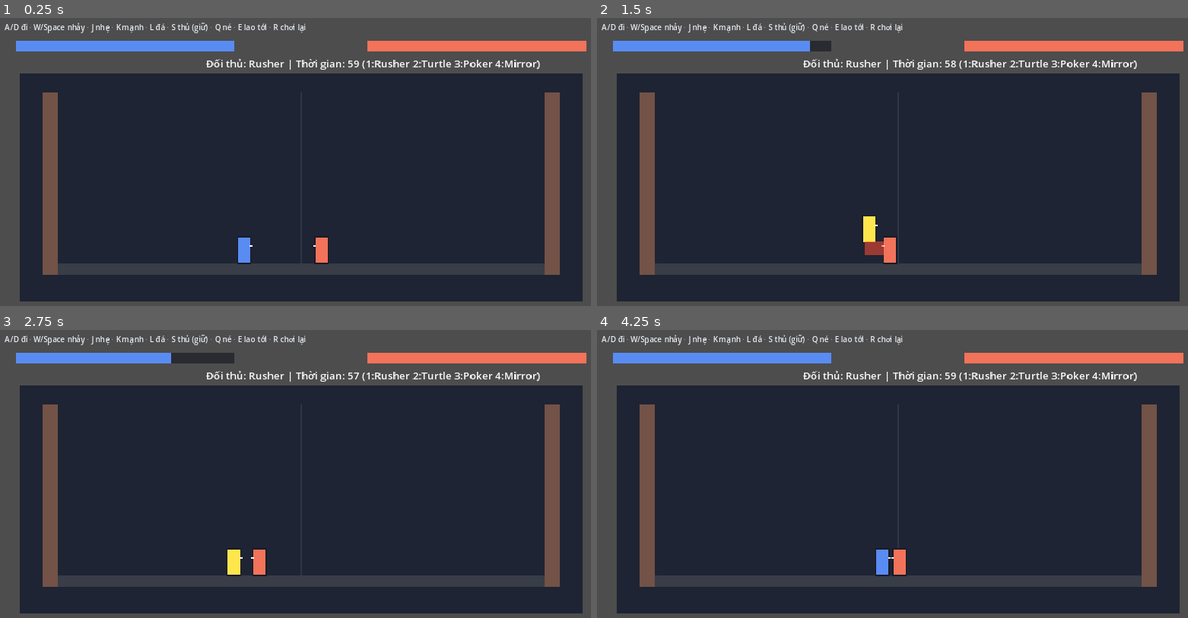
Above: before the commit, frames 1-4 (two rows, left to right).
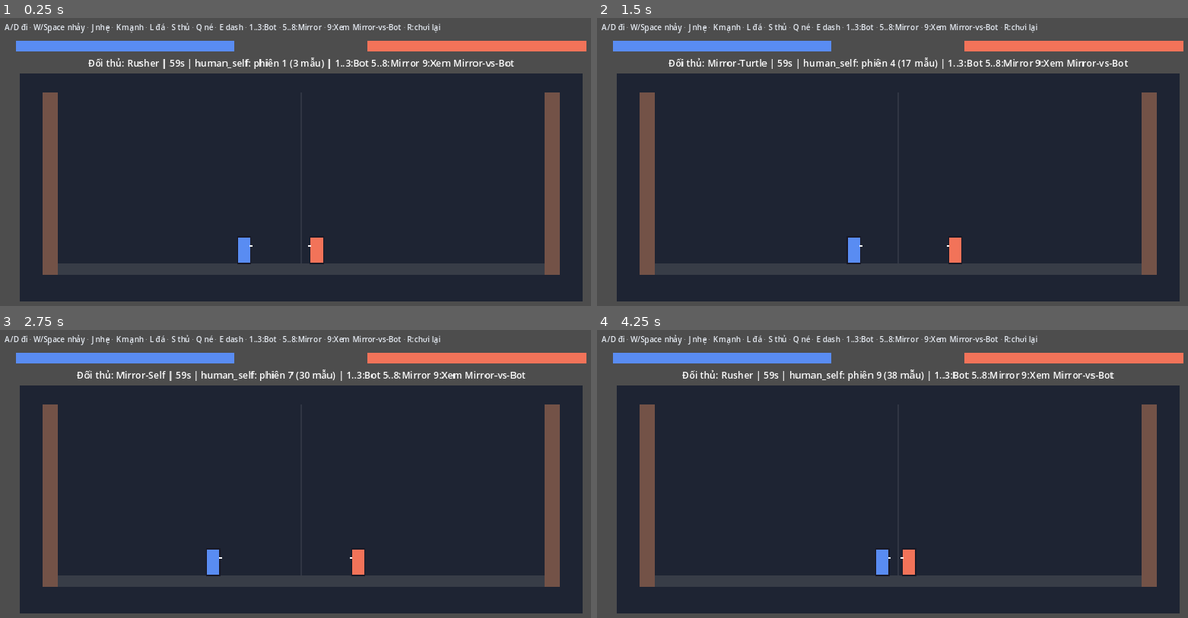
Above: after the commit, the same moments.

Repository: GiaaPhuc/mirror-duelist-ai
Game: Godot game, scene res://scenes/main.tscn
Two runs of this game, one before a commit and one after it. Both use one fixed random seed, a clock stepped at 60 frames per second and the inputs below.
Inputs:
- Up to frame 1 (0.25 s): no input
- Up to frame 2 (1.5 s): tap Enter at 0.5 s; hold D (move_right) from 0.53 s (still down); tap 5 at 0.6 s; tap Space (jump) at 0.77 s; tap 6 at 0.8, 1.35 s
- Up to frame 3 (2.75 s): tap Space (jump) at 1.52 s; tap 7 at 1.55, 2.1 s; release D (move_right) at 2.03 s; hold A (move_left) from 2.03 s (still down); tap 8 at 2.3 s
- Up to frame 4 (4.25 s): release A (move_left) at 2.78 s; hold D (move_right) from 2.78 s (still down); tap 8 at 2.85 s; tap Space (jump) at 3.02, 3.77 s; tap 9 at 3.05, 3.6 s; tap 1 at 3.8 s

The runs differ from the first frame. In frame 1, 1.7% of the frame differs, in the area x 14-92%, y 1-86%; in frame 2, 2.7%; in frame 3, 2.8%, in the area x 12-92%, y 1-86%; in frame 4, 1.9%.

Commit message:
feat(game): add human_self logging, AI watch mode, and deterministic bot rules

Diff:
--- a/game/scenes/main.tscn
+++ b/game/scenes/main.tscn
@@ -33,14 +33,14 @@
 offset_bottom = 40.0
 theme_override_colors/font_color = Color(0.9, 0.92, 0.95, 1)
 theme_override_font_sizes/font_size = 16
-text = "A/D đi · W/Space nhảy · J nhẹ · K mạnh · L đá · S thủ (giữ) · Q né · E lao tới · R chơi lại"
+text = "A/D đi · W/Space nhảy · J nhẹ · K mạnh · L đá · S thủ · Q né · E dash · 1..3:Bot · 5..8:Mirror · 9:Xem Mirror-vs-Bot · R:chơi lại"
 
 [node name="Status" type="Label" parent="UI"]
-offset_left = 440.0
+offset_left = 140.0
 offset_top = 84.0
-offset_right = 840.0
+offset_right = 1140.0
 offset_bottom = 120.0
 theme_override_colors/font_color = Color(1, 1, 1, 1)
-theme_override_font_sizes/font_size = 22
+theme_override_font_sizes/font_size = 20
 horizontal_alignment = 1
 text = ""
--- a/game/scripts/controllers/bot_poker.gd
+++ b/game/scripts/controllers/bot_poker.gd
@@ -30,39 +30,32 @@
 	var cd_dodge := state[7]
 	var opp_attacking := state[14] > 0.5
 
-	# 1. Bị áp sát (< 72px): ưu tiên dodge lùi thoát thân, nếu đang hồi thì lùi hoặc thủ/light
+	# 1. Bị áp sát (< 72px): ưu tiên dodge lùi thoát thân, nếu đang hồi thì thủ/light/lùi
 	if dist_px < 72.0:
-		if cd_dodge <= 0.001 and rng.randf() < 0.80:
+		if cd_dodge <= 0.001:
 			return GameConstants.ACTION_DODGE
-		if opp_attacking and rng.randf() < 0.55:
+		if opp_attacking:
 			return GameConstants.ACTION_BLOCK
-		if rng.randf() < 0.65:
-			return GameConstants.ACTION_WALK_BACK
-		return GameConstants.ACTION_LIGHT
+		if dist_px < 50.0:
+			return GameConstants.ACTION_LIGHT
+		return GameConstants.ACTION_WALK_BACK
 
 	# 2. Tầm rỉa đòn lý tưởng của kick (72..102px — ngoài tầm light của đối thủ):
 	#    Nếu kick sẵn sàng thì đá, nếu vừa đá xong (cd_kick > 0) thì lùi ngay.
 	if dist_px <= 102.0:
 		if cd_kick <= 0.001:
-			if rng.randf() < 0.82:
-				return GameConstants.ACTION_KICK
-			return GameConstants.ACTION_WALK_BACK
-		# Đang hồi chiêu kick -> rút lùi giữ khoảng cách
-		if rng.randf() < 0.78:
-			return GameConstants.ACTION_WALK_BACK
-		return GameConstants.ACTION_BLOCK if opp_attacking else GameConstants.ACTION_IDLE
+			return GameConstants.ACTION_KICK
+		if opp_attacking:
+			return GameConstants.ACTION_BLOCK
+		return GameConstants.ACTION_WALK_BACK
 
 	# 3. Hơi xa hơn tầm kick (102..145px): nếu vừa đá xong thì lùi/chờ, nếu kick sẵn sàng thì bước vào
 	if dist_px <= 145.0:
 		if cd_kick > 0.25:
-			if rng.randf() < 0.60:
-				return GameConstants.ACTION_WALK_BACK
-			return GameConstants.ACTION_IDLE
-		if rng.randf() < 0.78:
+			return GameConstants.ACTION_WALK_BACK
+		if cd_kick <= 0.001:
 			return GameConstants.ACTION_WALK_FWD
 		return GameConstants.ACTION_IDLE
 
 	# 4. Quá xa (> 145px): tiến vào khoảng cách trung bình
-	if rng.randf() < 0.85:
-		return GameConstants.ACTION_WALK_FWD
-	return GameConstants.ACTION_IDLE
+	return GameConstants.ACTION_WALK_FWD
--- a/game/scripts/controllers/bot_rusher.gd
+++ b/game/scripts/controllers/bot_rusher.gd
@@ -1,7 +1,7 @@
 class_name BotRusher
 extends Controller
 ## Bot nguyên mẫu 1 — Rusher: luôn tiến lên áp sát, ưu tiên `light` + `dash_fwd`,
-## dùng `heavy` khi đối thủ choáng/thủ để dứt điểm, rất ít thủ.
+## dùng `heavy` khi đối thủ choáng/thủ hoặc nối combo để dứt điểm, rất ít thủ.
 ## Có xác suất `epsilon` (mặc định 12%) chọn hành động ngẫu nhiên để dữ liệu đa dạng.
 
 var rng := RandomNumberGenerator.new()
@@ -32,32 +32,26 @@
 	var opp_attacking := state[14] > 0.5
 	var opp_blocking := state[15] > 0.5
 	var opp_stunned := state[16] > 0.5
+	var my_combo := state[20]
+	var recent_hit := state[21]
 
 	# Tầm xa / trung-xa: lao tới bằng dash_fwd nếu hồi chiêu, không thì đi bộ tiến lên
 	if dist_px > 92.0:
-		if cd_dash <= 0.001 and dist_px <= 280.0 and rng.randf() < 0.75:
+		if cd_dash <= 0.001 and dist_px <= 280.0:
 			return GameConstants.ACTION_DASH_FWD
 		return GameConstants.ACTION_WALK_FWD
 
 	# Tầm nhỡ (ngoài tầm light 68px nhưng trong tầm áp sát): dash hoặc kick hoặc tiến tiếp
 	if dist_px > 66.0:
-		if cd_dash <= 0.001 and rng.randf() < 0.50:
+		if cd_dash <= 0.001:
 			return GameConstants.ACTION_DASH_FWD
-		if cd_kick <= 0.001 and rng.randf() < 0.25:
+		if cd_kick <= 0.001 and dist_px >= 76.0:
 			return GameConstants.ACTION_KICK
 		return GameConstants.ACTION_WALK_FWD
 
-	# Tầm cận chiến (<= 66px): ưu tiên đấm nhẹ liên hoàn, xen heavy khi đối thủ hở/thủ
-	if opp_stunned and cd_heavy <= 0.001 and rng.randf() < 0.65:
+	# Tầm cận chiến (<= 66px): ưu tiên đấm nhẹ liên hoàn, xen heavy khi đối thủ hở/thủ hoặc nối combo
+	if (opp_stunned or opp_blocking or my_combo >= 0.2) and cd_heavy <= 0.001:
 		return GameConstants.ACTION_HEAVY
-	if opp_blocking and cd_heavy <= 0.001 and rng.randf() < 0.55:
-		return GameConstants.ACTION_HEAVY
-	if opp_attacking and rng.randf() < 0.08:
+	if opp_attacking and recent_hit < 0.08:
 		return GameConstants.ACTION_BLOCK
-
-	var roll := rng.randf()
-	if roll < 0.76:
-		return GameConstants.ACTION_LIGHT
-	if roll < 0.90 and cd_heavy <= 0.001:
-		return GameConstants.ACTION_HEAVY
-	return GameConstants.ACTION_WALK_FWD
+	return GameConstants.ACTION_LIGHT
--- a/game/scripts/controllers/bot_turtle.gd
+++ b/game/scripts/controllers/bot_turtle.gd
@@ -50,9 +50,9 @@
 		if dist_px <= 66.0:
 			return GameConstants.ACTION_LIGHT
 
-	# 2. Đối thủ đang tung đòn ở ngoài tầm light (đánh hụt trước mặt): trả đòn bằng kick/heavy
+	# 2. Đối thủ đang tung đòn ở ngoài tầm light (đánh hụt trước mặt): trả đòn bằng kick
 	if opp_attacking and dist_px > 68.0 and dist_px <= 98.0:
-		if cd_kick <= 0.001 and rng.randf() < 0.70:
+		if cd_kick <= 0.001:
 			return GameConstants.ACTION_KICK
 		return GameConstants.ACTION_BLOCK
 
@@ -60,24 +60,23 @@
 	if (opp_attacking or opp_vel < -0.25) and dist_px <= 135.0:
 		return GameConstants.ACTION_BLOCK
 
-	# 4. Bị áp sát quá gần (<= 74px): ưu tiên block hoặc dodge lùi, thỉnh thoảng đấm nhẹ đẩy ra
+	# 4. Bị áp sát quá gần (<= 74px): ưu tiên dodge lùi khi quá sát, đấm nhẹ đẩy ra sau khi đỡ, hoặc thủ
 	if dist_px <= 74.0:
-		var r := rng.randf()
-		if r < 0.65:
-			return GameConstants.ACTION_BLOCK
-		if r < 0.85 and cd_dodge <= 0.001:
+		if cd_dodge <= 0.001 and dist_px <= 54.0:
 			return GameConstants.ACTION_DODGE
-		return GameConstants.ACTION_LIGHT
-
-	# 5. Khoảng cách trung bình (74..175px): lùi để kéo giãn khoảng cách hoặc thủ
-	if dist_px < 175.0:
-		if rng.randf() < 0.65:
-			return GameConstants.ACTION_WALK_BACK
+		if me_blocking and recent_hit_norm < 0.20:
+			return GameConstants.ACTION_LIGHT
 		return GameConstants.ACTION_BLOCK
 
+	# 5. Khoảng cách trung bình (74..175px): lùi để kéo giãn khoảng cách (hoặc thủ nếu đối phương đang lao tới)
+	if dist_px < 175.0:
+		if opp_vel < -0.10 or opp_attacking:
+			return GameConstants.ACTION_BLOCK
+		return GameConstants.ACTION_WALK_BACK
+
 	# 6. Đã ở khoảng cách xa (>= 175px): giữ vị trí, thủ chờ đối phương tiến vào
-	if dist_px > 260.0 and rng.randf() < 0.25:
+	if dist_px > 290.0:
 		return GameConstants.ACTION_WALK_FWD
-	if rng.randf() < 0.60:
+	if opp_vel < -0.05 or recent_hit_norm < 0.60:
 		return GameConstants.ACTION_BLOCK
 	return GameConstants.ACTION_IDLE
--- a/game/scripts/main.gd
+++ b/game/scripts/main.gd
@@ -1,5 +1,19 @@
 extends Node2D
-## Trận người vs AI. Phím 1: Rusher · 2: Turtle · 3: Poker · 4: Mirror · 0: Random · R/Enter: chơi lại.
+## Trận người vs AI (tự động ghi log vào data/raw/human_self.csv ở 10 Hz khi actionable)
+## và chế độ quan sát trực quan Mirror-X đấu Bot-X (phím 9).
+##
+## Phím tắt:
+##   1: Rusher · 2: Turtle · 3: Poker · 4: Mirror (mặc định)
+##   5: Mirror-Rusher · 6: Mirror-Turtle · 7: Mirror-Poker · 8: Mirror-Self
+##   9: Xem trực quan Mirror-X đấu Bot-X (luân phiên Rusher / Turtle / Poker)
+##   0: Random · R/Enter: chơi lại phiên mới
+
+const HUMAN_LOG_CSV := "data/raw/human_self.csv"
+const WATCH_PAIRS := [
+	{"label": "Mirror-Rusher vs Rusher", "model": "data/models/mirror_rusher.json", "bot": "rusher"},
+	{"label": "Mirror-Turtle vs Turtle", "model": "data/models/mirror_turtle.json", "bot": "turtle"},
+	{"label": "Mirror-Poker vs Poker", "model": "data/models/mirror_poker.json", "bot": "poker"},
+]
 
 @onready var _p1: FighterCharacter = $Fighter
 @onready var _p2: FighterCharacter = $Opponent
@@ -8,20 +22,93 @@
 
 var _match: FightMatch
 var _opp_name: String = "Rusher"
+var _logger: DataLogger = DataLogger.new()
+var _human_session_seq: int = 0
+var _watch_mode: bool = false
+var _watch_idx: int = 0
+var _flushed_current_match: bool = false
 
 
 func _ready() -> void:
 	_p2.body_color = Color(0.95, 0.45, 0.35, 1.0)
-	_start_match("Rusher", BotRusher.new(randi()))
+	_logger.open(HUMAN_LOG_CSV, true)
+	_start_human_match("Rusher", BotRusher.new(randi()))
 	if DisplayServer.get_name() == "headless":
 		print("Mirror Duelist: headless session (main scene). Dùng headless_test.tscn / headless_matches.tscn.")
 
 
-func _start_match(opp_label: String, opp_ctrl: Controller) -> void:
+func _exit_tree() -> void:
+	if _logger != null:
+		_logger.close()
+
+
+func _make_mirror_or_fallback(path: String) -> MirrorController:
+	var ctrl := MirrorController.new(path, randi())
+	if not ctrl.is_loaded() and path != MirrorController.DEFAULT_MODEL_PATH:
+		ctrl.load_model(MirrorController.DEFAULT_MODEL_PATH)
+	return ctrl
+
+
+func _start_human_match(opp_label: String, opp_ctrl: Controller) -> void:
+	_watch_mode = false
 	_opp_name = opp_label
+	_human_session_seq += 1
+	_flushed_current_match = false
+	var sid := "human_self_vs_%s_%d_%02d" % [
+		opp_label.to_lower().replace("-", "_"),
+		int(Time.get_unix_time_from_system()),
+		_human_session_seq
+	]
 	_match = FightMatch.new(_p1, _p2, HumanController.new(), opp_ctrl)
+	if _logger != null and _logger.is_open():
+		_match.configure_logging(_logger, sid, "human_self", opp_label.to_lower(), true, false)
 	_match.reset()
 	_hud.fight = _match
+
+
+func _start_watch_match(pair_idx: int) -> void:
+	_watch_mode = true
+	var cfg: Dictionary = WATCH_PAIRS[pair_idx % WATCH_PAIRS.size()]
+	_opp_name = str(cfg["label"])
+	_flushed_current_match = false
+	var ctrl_a := _make_mirror_or_fallback(str(cfg["model"]))
+	var bot_name := str(cfg["bot"])
+	var ctrl_b: Controller
+	match bot_name:
+		"turtle":
+			ctrl_b = BotTurtle.new(randi())
+		"poker":
+			ctrl_b = BotPoker.new(randi())
+		_:
+			ctrl_b = BotRusher.new(randi())
+	_match = FightMatch.new(_p1, _p2, ctrl_a, ctrl_b)
+	_match.reset()
+	_hud.fight = _match
+
+
+func _restart_current_mode() -> void:
+	if _watch_mode:
+		_start_watch_match(_watch_idx)
+		return
+	match _opp_name:
+		"Turtle":
+			_start_human_match("Turtle", BotTurtle.new(randi()))
+		"Poker":
+			_start_human_match("Poker", BotPoker.new(randi()))
+		"Mirror":
+			_start_human_match("Mirror", _make_mirror_or_fallback(MirrorController.DEFAULT_MODEL_PATH))
+		"Mirror-Rusher":
+			_start_human_match("Mirror-Rusher", _make_mirror_or_fallback("data/models/mirror_rusher.json"))
+		"Mirror-Turtle":
+			_start_human_match("Mirror-Turtle", _make_mirror_or_fallback("data/models/mirror_turtle.json"))
+		"Mirror-Poker":
+			_start_human_match("Mirror-Poker", _make_mirror_or_fallback("data/models/mirror_poker.json"))
+		"Mirror-Self":
+			_start_human_match("Mirror-Self", _make_mirror_or_fallback("data/models/mirror_human_self.json"))
+		"Random":
+			_start_human_match("Random", RandomController.new(randi()))
+		_:
+			_start_human_match("Rusher", BotRusher.new(randi()))
 
 
 func _unhandled_key_input(event: InputEvent) -> void:
@@ -29,36 +116,56 @@
 		return
 	var key := (event as InputEventKey).physical_keycode
 	if key == KEY_1:
-		_start_match("Rusher", BotRusher.new(randi()))
+		_start_human_match("Rusher", BotRusher.new(randi()))
 	elif key == KEY_2:
-		_start_match("Turtle", BotTurtle.new(randi()))
+		_start_human_match("Turtle", BotTurtle.new(randi()))
 	elif key == KEY_3:
-		_start_match("Poker", BotPoker.new(randi()))
+		_start_human_match("Poker", BotPoker.new(randi()))
 	elif key == KEY_4:
-		_start_match("Mirror", MirrorController.new(MirrorController.DEFAULT_MODEL_PATH, randi()))
+		_start_human_match("Mirror", _make_mirror_or_fallback(MirrorController.DEFAULT_MODEL_PATH))
+	elif key == KEY_5:
+		_start_human_match("Mirror-Rusher", _make_mirror_or_fallback("data/models/mirror_rusher.json"))
+	elif key == KEY_6:
+		_start_human_match("Mirror-Turtle", _make_mirror_or_fallback("data/models/mirror_turtle.json"))
+	elif key == KEY_7:
+		_start_human_match("Mirror-Poker", _make_mirror_or_fallback("data/models/mirror_poker.json"))
+	elif key == KEY_8:
+		_start_human_match("Mirror-Self", _make_mirror_or_fallback("data/models/mirror_human_self.json"))
+	elif key == KEY_9:
+		if _watch_mode:
+			_watch_idx = (_watch_idx + 1) % WATCH_PAIRS.size()
+		_start_watch_match(_watch_idx)
 	elif key == KEY_0:
-		_start_match("Random", RandomController.new(randi()))
+		_start_human_match("Random", RandomController.new(randi()))
 
 
 func _physics_process(_delta: float) -> void:
 	if _match.finished:
+		if not _flushed_current_match:
+			if _logger != null:
+				_logger.flush()
+			_flushed_current_match = true
 		if Input.is_key_pressed(KEY_R) or Input.is_key_pressed(KEY_ENTER):
-			_match.reset()
+			_restart_current_mode()
 		return
 	_match.step()
 
 
 func _process(_delta: float) -> void:
+	var rows := _logger.rows_written if _logger != null else 0
 	if _match.finished:
 		var r := _match.result
 		var text := "HOÀ"
 		if int(r["winner"]) == 0:
-			text = "BẠN THẮNG"
+			text = "P1 THẮNG" if _watch_mode else "BẠN THẮNG"
 		elif int(r["winner"]) == 1:
-			text = "BẠN THUA"
-		_status.text = "%s vs %s (%s) — nhấn R chơi lại | 1:Rusher 2:Turtle 3:Poker 4:Mirror" % [
-			text, _opp_name, "KO" if r["reason"] == "ko" else "hết giờ"
+			text = "P2 THẮNG" if _watch_mode else "BẠN THUA"
+		_status.text = "%s | %s (%s) — R: phiên mới | Phiên: %d (%d mẫu) | 1..3:Bot 5..8:Mirror 9:Xem AI" % [
+			text, _opp_name, "KO" if r["reason"] == "ko" else "hết giờ", _human_session_seq, rows
 		]
 	else:
 		var secs := (GameConstants.ROUND_TIME_TICKS - _match.tick_count) / GameConstants.TARGET_FPS
-		_status.text = "Đối thủ: %s | Thời gian: %d (1:Rusher 2:Turtle 3:Poker 4:Mirror)" % [_opp_name, secs]
+		var prefix := "[XEM AI]" if _watch_mode else ("Đối thủ: %s" % _opp_name)
+		_status.text = "%s | %ds | human_self: phiên %d (%d mẫu) | 1..3:Bot 5..8:Mirror 9:Xem Mirror-vs-Bot" % [
+			prefix, secs, _human_session_seq, rows
+		]
--- a/game/scripts/match_runner.gd
+++ b/game/scripts/match_runner.gd
@@ -4,10 +4,10 @@
 ##
 ## Ví dụ:
 ##   godot --headless --path game --scene res://scenes/headless_matches.tscn -- \
-##     --p1=rusher --p2=turtle --matches=500 --results-csv=data/raw/matches.csv --log-csv=data/raw/rusher.csv
+##     --p1=rusher --p2=rotate --matches=500 --results-csv=data/raw/matches.csv --log-csv=data/raw/rusher.csv
 
 const DEFAULT_MATCHES := 100
-const ROTATE_POOL: PackedStringArray = ["rusher", "turtle", "poker"]
+const ROTATE_POOL: PackedStringArray = ["rusher", "turtle", "poker", "random"]
 
 
 func _ready() -> void:
